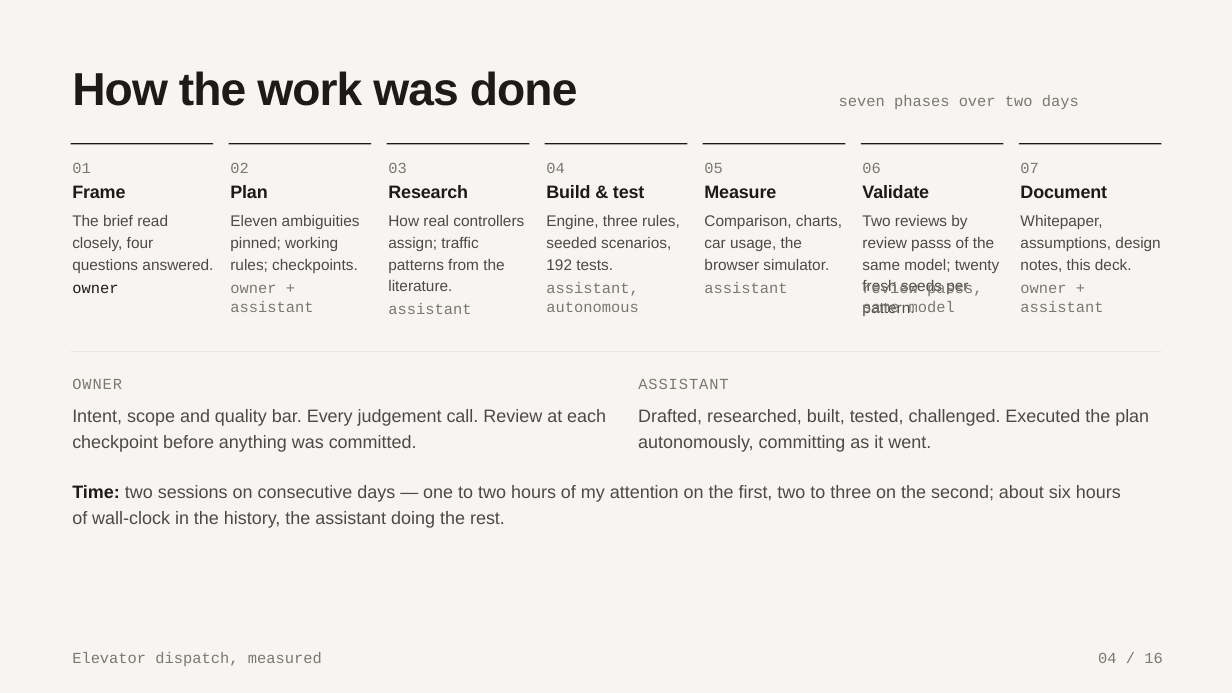
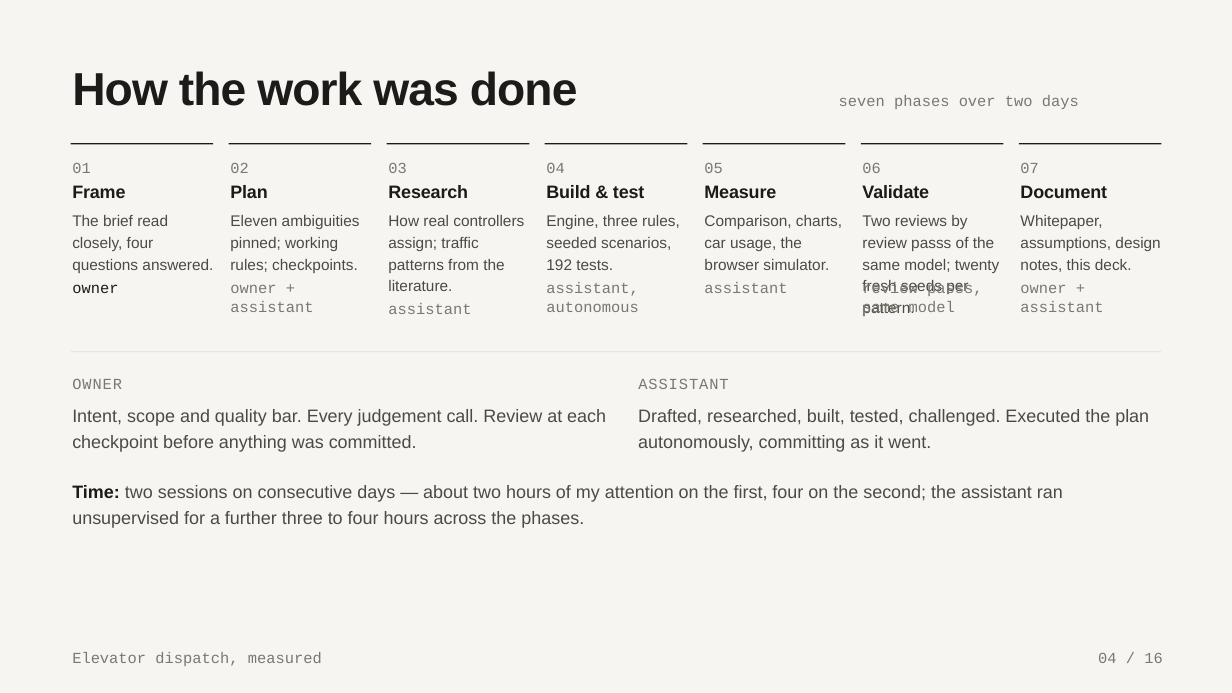
Before and after one commit to samuelgregorovic/elevator-dispatch-sim, a slide deck: slide 4 of docs/presentation/elevator-dispatch.pptx. Drawn at 1232x693 pixels with LibreOffice and Linux fonts; fonts in the diff are those of the drawing. Boxes give left, top, right and bottom in pixels: in the first picture for what was removed or moved away, otherwise in the second. Text is boxed around its words. In the diff, an @@ line names an element or a change of style, - is before the commit and + after.

```diff
--- a/docs/presentation/elevator-dispatch.pptx
+++ b/docs/presentation/elevator-dispatch.pptx
@@ text at <box>72,485,1063,528</box>: text changed @@
-Time: two sessions on consecutive days — one to two hours of my attention on the first, two to three on the second; about six hours of wall-clock in the history, the assistant doing the rest.
+Time: two sessions on consecutive days — about two hours of my attention on the first, four on the second; the assistant ran unsupervised for a further three to four hours across the phases.
```
Also in this commit, not shown: 1 other slide changed, 43 other files.
